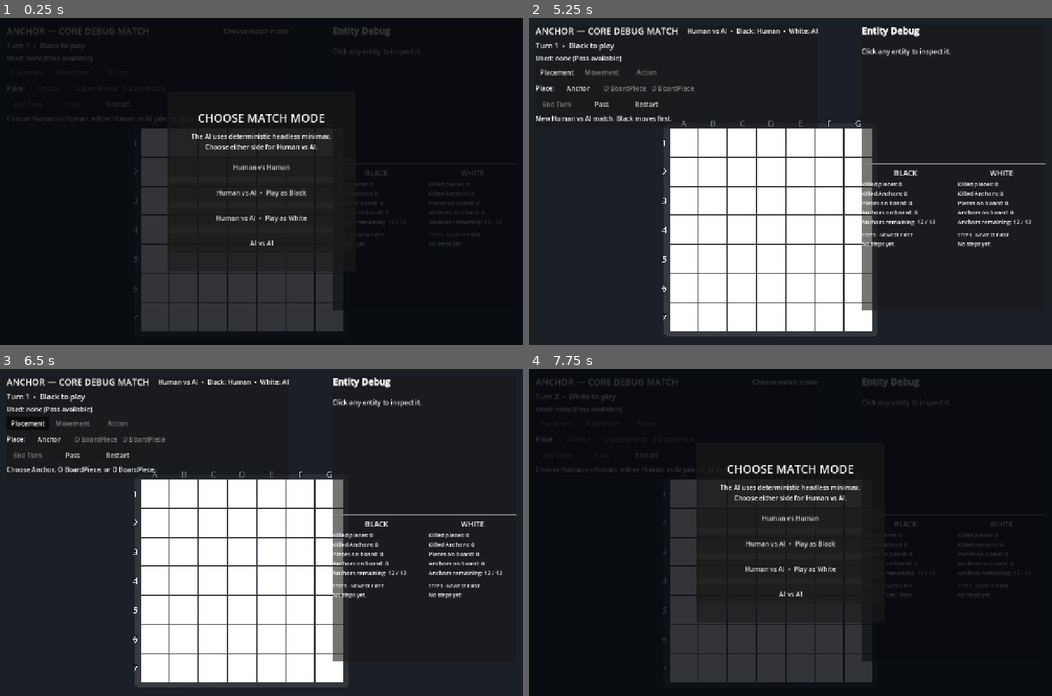
Above: before the commit, frames 1-4 (two rows, left to right).
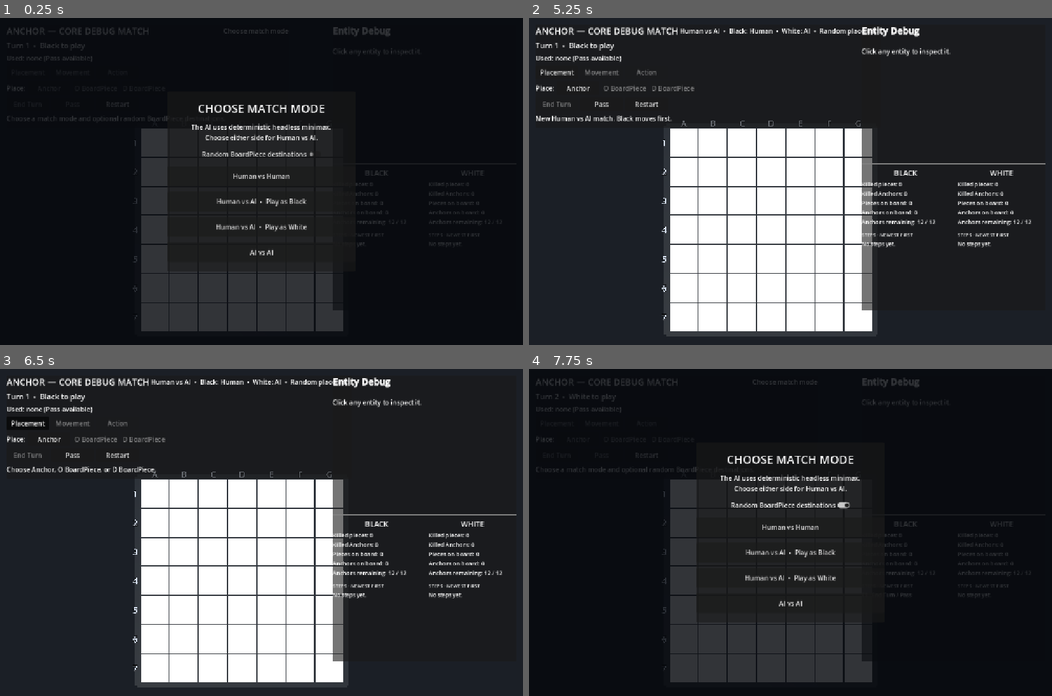
Above: after the commit, the same moments.

Repository: chrisjin/project-one
Game: Godot game, scene res://scenes/debug_game.tscn
Same seed, same stepped clock (60 frames per second), same inputs: the game is played once before the commit and once after it.
Inputs (mouse positions are in pixels of both pictures, inside the frame that each line leads up to):
- Up to frame 1 (0.25 s): no input
- Up to frame 2 (5.25 s): click "Human vs Human" at 0.5 s; click "Anchor" at 1.25 s; click "Restart" at 2 s; click (790, 155) at 2.75 s, where only the run after the commit has a clickable "Random BoardPiece destinations"; click "Restart" at 3.5 s; click "Restart" at 4.25 s; click "Human vs AI • Play as Black" at 5 s
- Up to frame 3 (6.5 s): click "Placement" at 5.75 s
- Up to frame 4 (7.75 s): click "Pass" at 6.5 s; tap Enter at 7.25 s; move the mouse to (905, 516) at 7.27 s; tap R at 7.35 s; click (905, 516) at 7.42 s

The runs differ from the first frame. In frame 1, 2.7% of the frame differs, in the area x 6-64%, y 26-73%; in frame 2, 0.4%; in frame 3, 0.4%; in frame 4, 2.7%.

Commit message:
[codex] add random BoardPiece placement mode
- add an independent match setup toggle for randomized BoardPiece destinations
- submit a random engine-approved destination after the player chooses type and Main Anchor
- preserve manual Anchor placement, movement, attacks, and all disabled-mode workflows
- cover enabled and disabled behavior in the UI smoke suite

Diff:
--- a/scripts/debug_ui/debug_game_controller.gd
+++ b/scripts/debug_ui/debug_game_controller.gd
@@ -76,7 +76,9 @@
 var context_screen_position := Vector2.ZERO
 var context_action_options: Dictionary = {}
 var match_mode: MatchMode = MatchMode.HUMAN_VS_HUMAN
+var random_board_piece_placement_enabled := false
 var match_started := false
+var _random_placement_rng := RandomNumberGenerator.new()
 var _ai_running := false
 var _ai_generation := 0
 var _ai_search_threads: Array[Thread] = []
@@ -85,6 +87,7 @@
 
 func _ready() -> void:
 	minimax_ai = MinimaxAi.new(rule_set)
+	_random_placement_rng.randomize()
 	var camera_target := Vector3(camera.position.x, 0.0, camera.position.z)
 	camera.look_at(camera_target, Vector3(0.0, 0.0, -1.0))
 	hud.mode_requested.connect(_on_mode_requested)
@@ -94,6 +97,7 @@
 	hud.restart_requested.connect(_show_match_setup)
 	hud.context_option_requested.connect(_on_context_option_requested)
 	hud.match_mode_requested.connect(_start_match)
+	hud.random_board_piece_placement_toggled.connect(_on_random_board_piece_placement_toggled)
 	restart_match()
 	_show_match_setup()
 
@@ -124,7 +128,13 @@
 	_ai_generation += 1
 	_ai_running = false
 	_last_ai_search_was_background = false
-	game_state = rules_engine.new_game()
+	var match_seed := 0
+	if random_board_piece_placement_enabled:
+		match_seed = _random_placement_rng.randi()
+	game_state = rules_engine.new_game(null, match_seed)
+	if random_board_piece_placement_enabled:
+		# Keeping the chosen seed in GameState makes a random-placement match reproducible.
+		_random_placement_rng.seed = match_seed
 	mode = Mode.NONE
 	placement_choice = PLACEMENT_NONE
 	selected_entity.clear()
@@ -153,10 +163,14 @@
 	selected_entity.clear()
 	selected_main_anchor_id = 0
 	_clear_context()
-	status_message = "Choose Human vs Human, either Human vs AI side, or AI vs AI."
+	status_message = "Choose a match mode and optional random BoardPiece destinations."
 	hud.set_match_mode_text("Choose match mode")
 	_refresh_all()
 	hud.show_match_setup()
+
+
+func _on_random_board_piece_placement_toggled(enabled: bool) -> void:
+	random_board_piece_placement_enabled = enabled
 
 
 func _on_mode_requested(requested_mode: int) -> void:
@@ -185,7 +199,12 @@
 	selected_entity.clear()
 	selected_main_anchor_id = 0
 	_clear_context()
-	status_message = "Choose a highlighted placement cell." if requested_type == PLACE_ANCHOR else "Choose a highlighted physical Main Anchor first."
+	if requested_type == PLACE_ANCHOR:
+		status_message = "Choose a highlighted placement cell."
+	elif random_board_piece_placement_enabled:
+		status_message = "Choose a highlighted physical Main Anchor; the destination will be random."
+	else:
+		status_message = "Choose a highlighted physical Main Anchor first."
 	_rebuild_interaction()
 
 
@@ -253,11 +272,22 @@
 	context_action_options.clear()
 	_inspect_cell(cell)
 	if context_entity.is_empty():
-		hud.show_context_menu("Place at %s" % _cell_name(cell), [
+		var placement_items: Array[Dictionary] = [
 			_context_item(ContextOption.PLACE_ANCHOR, "Anchor", _has_anchor_placement_at(cell)),
-			_context_item(ContextOption.PLACE_O_BOARD_PIECE, "O BoardPiece", _has_board_piece_placement_at(cell, RuleTypes.BoardPieceType.ORTHOGONAL)),
-			_context_item(ContextOption.PLACE_D_BOARD_PIECE, "D BoardPiece", _has_board_piece_placement_at(cell, RuleTypes.BoardPieceType.DIAGONAL)),
-		], context_screen_position)
+		]
+		# Random mode must not expose an empty-cell shortcut that selects a destination.
+		if not random_board_piece_placement_enabled:
+			placement_items.append(_context_item(
+				ContextOption.PLACE_O_BOARD_PIECE,
+				"O BoardPiece",
+				_has_board_piece_placement_at(cell, RuleTypes.BoardPieceType.ORTHOGONAL)
+			))
+			placement_items.append(_context_item(
+				ContextOption.PLACE_D_BOARD_PIECE,
+				"D BoardPiece",
+				_has_board_piece_placement_at(cell, RuleTypes.BoardPieceType.DIAGONAL)
+			))
+		hud.show_context_menu("Place at %s" % _cell_name(cell), placement_items, context_screen_position)
 		return
 	if game_state.entity_player(context_entity) != game_state.current_player:
 		hud.hide_context_menu()
@@ -321,6 +351,10 @@
 
 func _begin_context_placement(board_piece_type: RuleTypes.BoardPieceType) -> void:
 	if not context_entity.is_empty() and context_entity.kind == RuleTypes.EntityKind.ANCHOR:
+		if random_board_piece_placement_enabled:
+			hud.hide_context_menu()
+			_submit_random_board_piece_placement(context_entity.id, board_piece_type)
+			return
 		mode = Mode.PLACEMENT
 		placement_choice = board_piece_type
 		selected_entity = context_entity.duplicate()
@@ -330,6 +364,10 @@
 		_show_selected_debug()
 		_rebuild_interaction()
 		return
+	if random_board_piece_placement_enabled:
+		_set_feedback("Select a physical Main Anchor to place a BoardPiece randomly.")
+		hud.hide_context_menu()
+		return
 	_show_main_anchor_menu(board_piece_type)
 
 
@@ -365,6 +403,9 @@
 	if selected_main_anchor_id == 0:
 		var entity: Dictionary = game_state.entity_at(cell)
 		if not entity.is_empty() and entity.kind == RuleTypes.EntityKind.ANCHOR and legal_main_anchor_ids.has(entity.id):
+			if random_board_piece_placement_enabled:
+				_submit_random_board_piece_placement(entity.id, placement_choice)
+				return
 			selected_main_anchor_id = entity.id
 			selected_entity = entity
 			status_message = "Main Anchor A%d selected. Choose a highlighted destination." % entity.id
@@ -377,6 +418,23 @@
 		_submit_action(cell_actions[cell])
 	else:
 		_inspect_or_reject(cell, "That destination is not legal for the selected Main Anchor.")
+
+
+func _submit_random_board_piece_placement(
+	anchor_id: int,
+	board_piece_type: RuleTypes.BoardPieceType
+) -> bool:
+	var candidates: Array = []
+	for action in legal_actions:
+		if action.kind == GameplayAction.Kind.PLACE_BOARD_PIECE \
+				and action.main_anchor_id == anchor_id \
+				and action.board_piece_type == board_piece_type:
+			candidates.append(action)
+	if candidates.is_empty():
+		_set_feedback("That Anchor has no engine-approved destination for this BoardPiece.")
+		return false
+	var selected_index := _random_placement_rng.randi_range(0, candidates.size() - 1)
+	return _submit_action(candidates[selected_index])
 
 
 func _handle_movement_click(cell: Vector2i) -> void:
@@ -908,13 +966,18 @@
 
 
 func _match_mode_summary() -> String:
+	var summary: String
 	if match_mode == MatchMode.HUMAN_VS_AI:
-		return "Human vs AI  •  Black: Human  •  White: AI"
-	if match_mode == MatchMode.HUMAN_VS_AI_AS_WHITE:
-		return "Human vs AI  •  Black: AI  •  White: Human"
-	if match_mode == MatchMode.AI_VS_AI:
-		return "AI vs AI  •  Black: AI  •  White: AI"
-	return "Human vs Human"
+		summary = "Human vs AI  •  Black: Human  •  White: AI"
+	elif match_mode == MatchMode.HUMAN_VS_AI_AS_WHITE:
+		summary = "Human vs AI  •  Black: AI  •  White: Human"
+	elif match_mode == MatchMode.AI_VS_AI:
+		summary = "AI vs AI  •  Black: AI  •  White: AI"
+	else:
+		summary = "Human vs Human"
+	if random_board_piece_placement_enabled:
+		summary += "  •  Random placement"
+	return summary
 
 
 func _entity_key(entity: Dictionary) -> String:
--- a/scripts/debug_ui/debug_hud.gd
+++ b/scripts/debug_ui/debug_hud.gd
@@ -12,6 +12,7 @@
 signal restart_requested
 signal context_option_requested(option_id: int)
 signal match_mode_requested(match_mode: int)
+signal random_board_piece_placement_toggled(enabled: bool)
 
 enum Mode {
 	NONE,
@@ -51,6 +52,7 @@
 var _context_panel: PanelContainer
 var _context_content: VBoxContainer
 var _match_setup_overlay: Control
+var _random_placement_toggle: CheckButton
 
 
 func _ready() -> void:
@@ -323,6 +325,15 @@
 	explanation.horizontal_alignment = HORIZONTAL_ALIGNMENT_CENTER
 	explanation.autowrap_mode = TextServer.AUTOWRAP_WORD_SMART
 	content.add_child(explanation)
+
+	_random_placement_toggle = CheckButton.new()
+	_random_placement_toggle.text = "Random BoardPiece destinations"
+	_random_placement_toggle.tooltip_text = "Choose the BoardPiece type and Main Anchor; the destination is selected randomly."
+	_random_placement_toggle.size_flags_horizontal = Control.SIZE_SHRINK_CENTER
+	_random_placement_toggle.toggled.connect(
+		func(enabled: bool) -> void: random_board_piece_placement_toggled.emit(enabled)
+	)
+	content.add_child(_random_placement_toggle)
 
 	var human_match := _make_button("Human vs Human", func() -> void: match_mode_requested.emit(MatchMode.HUMAN_VS_HUMAN))
 	var computer_black_match := _make_button("Human vs AI  •  Play as Black", func() -> void: match_mode_requested.emit(MatchMode.HUMAN_VS_AI))
--- a/tests/run_ui_smoke.gd
+++ b/tests/run_ui_smoke.gd
@@ -31,6 +31,9 @@
 	_assert_true(_find_button(hud._match_setup_overlay, "Human vs AI  •  Play as Black") != null, "match menu offers Human vs AI as Black")
 	_assert_true(_find_button(hud._match_setup_overlay, "Human vs AI  •  Play as White") != null, "match menu offers Human vs AI as White")
 	_assert_true(_find_button(hud._match_setup_overlay, "AI vs AI") != null, "match menu offers AI vs AI")
+	var random_placement_toggle := _find_button(hud._match_setup_overlay, "Random BoardPiece destinations")
+	_assert_true(random_placement_toggle != null, "match menu offers the independent random BoardPiece destination option")
+	_assert_false(random_placement_toggle.button_pressed, "random BoardPiece destinations default to off")
 	_assert_true(hud._placement_button.disabled, "gameplay controls are locked before a match mode is selected")
 	_find_button(hud._match_setup_overlay, "Human vs Human").pressed.emit()
 	_assert_false(hud._match_setup_overlay.visible, "choosing a match mode hides the setup menu")
@@ -420,7 +423,92 @@
 	_assert_equal(board_view.get_node("BindingFlow").get_child_count(), 3, "switching selection refreshes the selected BoardPiece's full Anchor binding group")
 
 	game._show_match_setup()
+	random_placement_toggle.set_pressed_no_signal(true)
+	random_placement_toggle.toggled.emit(true)
+	_find_button(hud._match_setup_overlay, "Human vs Human").pressed.emit()
+	_assert_true(game.random_board_piece_placement_enabled, "random placement toggle reaches the match controller")
+	_assert_true(hud._match_mode_label.text.contains("Random placement"), "active match summary identifies random placement mode")
+	game._on_placement_requested(-1)
+	game._handle_cell_click(Vector2i(1, 1))
+	_assert_equal(game.game_state.anchors[1].cell, Vector2i(1, 1), "random mode leaves Anchor placement manually targeted")
+	game._on_mode_requested(DebugController.Mode.ACTION)
+	game._handle_cell_click(Vector2i(1, 1))
+	game._on_pass_requested()
+	game._handle_cell_click(Vector2i(3, 3), Vector2(500, 320))
+	_assert_true(_context_button(hud, "Anchor") != null, "random mode keeps manual Anchor placement in empty-cell context")
+	_assert_true(
+		_context_button(hud, "O BoardPiece") == null and _context_button(hud, "D BoardPiece") == null,
+		"random mode removes empty-cell BoardPiece shortcuts that would choose a destination"
+	)
+	var random_candidates: Dictionary = {}
+	for action in game.legal_actions:
+		if action.kind == GameplayAction.Kind.PLACE_BOARD_PIECE \
+				and action.main_anchor_id == 1 \
+				and action.board_piece_type == RuleTypes.BoardPieceType.ORTHOGONAL:
+			random_candidates[action.cell] = true
+	_assert_true(random_candidates.size() > 1, "random placement test has multiple engine-approved destinations")
+	game._random_placement_rng.seed = 12345
+	game._on_placement_requested(RuleTypes.BoardPieceType.ORTHOGONAL)
+	_assert_true(game.legal_main_anchor_ids.has(1), "random placement still asks the player to choose a physical Main Anchor")
+	game._handle_cell_click(Vector2i(1, 1))
+	_assert_true(game.game_state.board_pieces.has(1), "clicking the chosen Anchor immediately places the BoardPiece in random mode")
+	_assert_true(random_candidates.has(game.game_state.board_pieces[1].cell), "random destination is sampled only from engine-approved actions")
+	_assert_equal(game.game_state.board_pieces[1].main_anchor_id, 1, "random placement preserves the player's chosen Main Anchor")
+	_assert_equal(game.mode, DebugController.Mode.NONE, "random placement resolves without entering destination-selection mode")
+	game._on_mode_requested(DebugController.Mode.MOVEMENT)
+	game._handle_cell_click(Vector2i(1, 1))
+	var manual_anchor_destination: Vector2i = game.cell_actions.keys()[0]
+	game._handle_cell_click(manual_anchor_destination)
+	_assert_equal(game.game_state.anchors[1].cell, manual_anchor_destination, "random mode leaves Anchor movement manually targeted")
+
+	var random_mode_attack_state = game.rules_engine.new_game()
+	var random_mode_black_anchor = Anchor.new(
+		1, RuleTypes.Player.BLACK, Vector2i(1, 2), 0, 1, game.rule_set.anchor_config().max_hp
+	)
+	random_mode_black_anchor.is_active = true
+	var random_mode_white_anchor = Anchor.new(
+		2, RuleTypes.Player.WHITE, Vector2i(5, 4), 0, 1, game.rule_set.anchor_config().max_hp
+	)
+	random_mode_white_anchor.is_active = true
+	var random_mode_attacker = BoardPiece.new(
+		1,
+		RuleTypes.Player.BLACK,
+		RuleTypes.BoardPieceType.ORTHOGONAL,
+		Vector2i(2, 2),
+		1,
+		0,
+		game.rule_set.board_piece_config(RuleTypes.BoardPieceType.ORTHOGONAL).max_hp
+	)
+	random_mode_attacker.is_mature = true
+	var random_mode_target = BoardPiece.new(
+		2,
+		RuleTypes.Player.WHITE,
+		RuleTypes.BoardPieceType.ORTHOGONAL,
+		Vector2i(4, 2),
+		2,
+		0,
+		game.rule_set.board_piece_config(RuleTypes.BoardPieceType.ORTHOGONAL).max_hp
+	)
+	random_mode_target.is_mature = true
+	random_mode_attack_state.anchors = {1: random_mode_black_anchor, 2: random_mode_white_anchor}
+	random_mode_attack_state.board_pieces = {1: random_mode_attacker, 2: random_mode_target}
+	random_mode_attack_state.anchors_deployed[RuleTypes.Player.BLACK] = 1
+	random_mode_attack_state.anchors_deployed[RuleTypes.Player.WHITE] = 1
+	random_mode_attack_state.next_anchor_id = 3
+	random_mode_attack_state.next_board_piece_id = 3
+	game.game_state = game.rules_engine.stabilize(random_mode_attack_state)
+	game._refresh_all()
+	game._on_mode_requested(DebugController.Mode.ACTION)
+	game._handle_cell_click(Vector2i(2, 2))
+	_assert_true(game.cell_actions.has(Vector2i(4, 2)), "random mode leaves attack target selection manual")
+	game._handle_cell_click(Vector2i(4, 2))
+	_assert_false(game.game_state.board_pieces.has(2), "random mode submits the manually selected attack target")
+
+	game._show_match_setup()
+	random_placement_toggle.set_pressed_no_signal(false)
+	random_placement_toggle.toggled.emit(false)
 	_find_button(hud._match_setup_overlay, "Human vs AI  •  Play as Black").pressed.emit()
+	_assert_false(game.random_board_piece_placement_enabled, "random placement can be toggled off for a later match")
 	_assert_equal(game.match_mode, DebugController.MatchMode.HUMAN_VS_AI, "Human vs AI menu selection configures the match")
 	_assert_true(game._can_accept_human_input(), "Human controls Black at the start of Human vs AI")
 	game._on_pass_requested()
